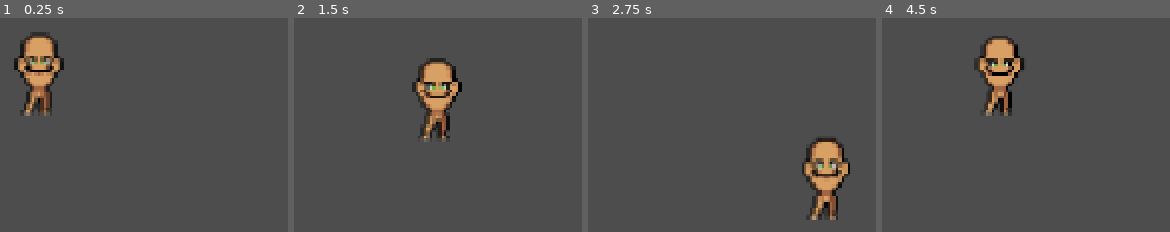
Above: before the commit, frames 1-4 (left to right).
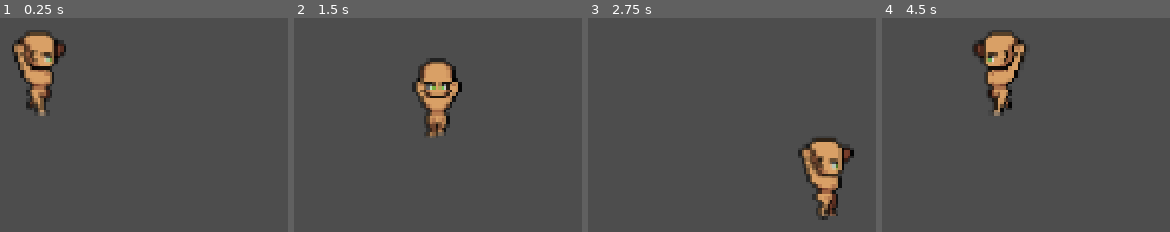
Above: after the commit, the same moments.

Repository: ved0618/MMORPG-Prototype
Game: Godot game, scene res://playground.tscn
The game is run twice, just before and just after one commit, with the same random seed, the same clock (stepped at 60 frames per second) and the same inputs.
Inputs:
- Up to frame 1 (0.25 s): no input
- Up to frame 2 (1.5 s): hold D (right) 0.53-1.28 s; hold S (down) from 1.28 s (still down)
- Up to frame 3 (2.75 s): release S (down) at 2.03 s; hold D (right) from 2.03 s (still down)
- Up to frame 4 (4.5 s): release D (right) at 2.78 s; hold W (up) 2.78-3.53 s; hold A (left) from 3.53 s (still down)

The runs differ from the first frame. In frame 1, 3.5% of the frame differs, in the area x 4-23%, y 5-46%; in frame 2, 0.7%; in frame 3, 2.8%; in frame 4, 3.5%, in the area x 31-50%, y 5-46%.

Commit message:
animations connected with keybinds to work with the code

Diff:
--- a/player/player.gd
+++ b/player/player.gd
@@ -14,8 +14,9 @@
 	direction.x = Input.get_action_strength("right") - Input.get_action_strength("left")
 	direction.y = Input.get_action_strength("down") - Input.get_action_strength("up")
 
-	velocity = direction * move_speed
-	UpdateAnimation()
+	velocity = direction.normalized() * move_speed
+	if SetDirection() || SetState() == true:
+		UpdateAnimation()
 
 	pass
 
@@ -24,21 +25,44 @@
 	pass
 
 func SetDirection() -> bool:
+	if direction == Vector2.ZERO:
+		return false
+
+	var new_dir := cardinal_direction
+
+	if abs(direction.x) > abs(direction.y):
+		new_dir = Vector2.RIGHT if direction.x > 0 else Vector2.LEFT
+	else:
+		new_dir = Vector2.DOWN if direction.y > 0 else Vector2.UP
+
+	if new_dir == cardinal_direction:
+		return false
+
+	cardinal_direction = new_dir
+	return true
 
 	return true
 
 func SetState() -> bool:
-
+	var new_state: String = "idle" if direction == Vector2.ZERO else "walk"
+	if new_state == state:
+		return false
+	state = new_state
 	return true
 
 func UpdateAnimation() -> void:
-	animated_sprite.play(state + "_" + AnimeDirection())
-	pass
+	if cardinal_direction == Vector2.LEFT:
+		animated_sprite.flip_h = true
+		animated_sprite.play(state + "_side")
+	elif cardinal_direction == Vector2.RIGHT:
+		animated_sprite.flip_h = false
+		animated_sprite.play(state + "_side")
+	else:
+		animated_sprite.flip_h = false
+		animated_sprite.play(state + "_" + AnimeDirection())
 
 func AnimeDirection() -> String:
 	if cardinal_direction == Vector2.DOWN:
 		return "down"
-	elif cardinal_direction == Vector2.UP:
+	else:
 		return "up"
-	else:
-		return "side"
--- a/player/player.tscn
+++ b/player/player.tscn
@@ -2,14 +2,63 @@
 
 [ext_resource type="Script" uid="uid://c8at1lke4rbjd" path="res://player/player.gd" id="1_g1dw6"]
 [ext_resource type="Texture2D" uid="uid://chkniucf5858f" path="res://sprite/Carry_Idle_Down-Sheet.png" id="2_yw30f"]
-[ext_resource type="Texture2D" uid="uid://cb300eaudjbk6" path="res://sprite/Carry_flippedWalk_Side-Sheet.png" id="3_g6k8r"]
+[ext_resource type="Texture2D" uid="uid://cbq5u6orqim6i" path="res://sprite/Carry_Idle_Side-Sheet.png" id="3_boad6"]
 [ext_resource type="Texture2D" uid="uid://cafoum8febpcq" path="res://sprite/Carry_Walk_Down-Sheet.png" id="3_qjkh3"]
 [ext_resource type="Texture2D" uid="uid://bswhaq1voxq0y" path="res://sprite/Carry_Walk_Side-Sheet.png" id="4_boad6"]
+[ext_resource type="Texture2D" uid="uid://biqkvvf8di5ln" path="res://sprite/Carry_Idle_Up-Sheet.png" id="4_rgyib"]
 [ext_resource type="Texture2D" uid="uid://dm275d16htqvy" path="res://sprite/Carry_Walk_Up-Sheet.png" id="6_g6k8r"]
 
 [sub_resource type="CircleShape2D" id="CircleShape2D_1hbya"]
 radius = 23.345236
 
+[sub_resource type="AtlasTexture" id="AtlasTexture_is3ju"]
+atlas = ExtResource("2_yw30f")
+region = Rect2(0, 0, 64, 64)
+
+[sub_resource type="AtlasTexture" id="AtlasTexture_o00ia"]
+atlas = ExtResource("2_yw30f")
+region = Rect2(64, 0, 64, 64)
+
+[sub_resource type="AtlasTexture" id="AtlasTexture_4bqqs"]
+atlas = ExtResource("2_yw30f")
+region = Rect2(128, 0, 64, 64)
+
+[sub_resource type="AtlasTexture" id="AtlasTexture_ynsuh"]
+atlas = ExtResource("2_yw30f")
+region = Rect2(192, 0, 64, 64)
+
+[sub_resource type="AtlasTexture" id="AtlasTexture_hg6s5"]
+atlas = ExtResource("3_boad6")
+region = Rect2(0, 0, 64, 64)
+
+[sub_resource type="AtlasTexture" id="AtlasTexture_8t03j"]
+atlas = ExtResource("3_boad6")
+region = Rect2(64, 0, 64, 64)
+
+[sub_resource type="AtlasTexture" id="AtlasTexture_2ieo8"]
+atlas = ExtResource("3_boad6")
+region = Rect2(128, 0, 64, 64)
+
+[sub_resource type="AtlasTexture" id="AtlasTexture_ebec5"]
+atlas = ExtResource("3_boad6")
+region = Rect2(192, 0, 64, 64)
+
+[sub_resource type="AtlasTexture" id="AtlasTexture_yllr7"]
+atlas = ExtResource("4_rgyib")
+region = Rect2(0, 0, 64, 64)
+
+[sub_resource type="AtlasTexture" id="AtlasTexture_knn7v"]
+atlas = ExtResource("4_rgyib")
+region = Rect2(64, 0, 64, 64)
+
+[sub_resource type="AtlasTexture" id="AtlasTexture_7pqkx"]
+atlas = ExtResource("4_rgyib")
+region = Rect2(128, 0, 64, 64)
+
+[sub_resource type="AtlasTexture" id="AtlasTexture_uw77l"]
+atlas = ExtResource("4_rgyib")
+region = Rect2(192, 0, 64, 64)
+
 [sub_resource type="AtlasTexture" id="AtlasTexture_v7dth"]
 atlas = ExtResource("3_qjkh3")
 region = Rect2(0, 0, 64, 64)
@@ -32,46 +81,6 @@
 
 [sub_resource type="AtlasTexture" id="AtlasTexture_yjl7g"]
 atlas = ExtResource("3_qjkh3")
-region = Rect2(320, 0, 64, 64)
-
-[sub_resource type="AtlasTexture" id="AtlasTexture_is3ju"]
-atlas = ExtResource("2_yw30f")
-region = Rect2(0, 0, 64, 64)
-
-[sub_resource type="AtlasTexture" id="AtlasTexture_o00ia"]
-atlas = ExtResource("2_yw30f")
-region = Rect2(64, 0, 64, 64)
-
-[sub_resource type="AtlasTexture" id="AtlasTexture_4bqqs"]
-atlas = ExtResource("2_yw30f")
-region = Rect2(128, 0, 64, 64)
-
-[sub_resource type="AtlasTexture" id="AtlasTexture_ynsuh"]
-atlas = ExtResource("2_yw30f")
-region = Rect2(192, 0, 64, 64)
-
-[sub_resource type="AtlasTexture" id="AtlasTexture_rgyib"]
-atlas = ExtResource("3_g6k8r")
-region = Rect2(0, 0, 64, 64)
-
-[sub_resource type="AtlasTexture" id="AtlasTexture_hg6s5"]
-atlas = ExtResource("3_g6k8r")
-region = Rect2(64, 0, 64, 64)
-
-[sub_resource type="AtlasTexture" id="AtlasTexture_8t03j"]
-atlas = ExtResource("3_g6k8r")
-region = Rect2(128, 0, 64, 64)
-
-[sub_resource type="AtlasTexture" id="AtlasTexture_2ieo8"]
-atlas = ExtResource("3_g6k8r")
-region = Rect2(192, 0, 64, 64)
-
-[sub_resource type="AtlasTexture" id="AtlasTexture_ebec5"]
-atlas = ExtResource("3_g6k8r")
-region = Rect2(256, 0, 64, 64)
-
-[sub_resource type="AtlasTexture" id="AtlasTexture_yllr7"]
-atlas = ExtResource("3_g6k8r")
 region = Rect2(320, 0, 64, 64)
 
 [sub_resource type="AtlasTexture" id="AtlasTexture_kb6p2"]
@@ -126,29 +135,6 @@
 animations = [{
 "frames": [{
 "duration": 1.0,
-"texture": SubResource("AtlasTexture_v7dth")
-}, {
-"duration": 1.0,
-"texture": SubResource("AtlasTexture_pi42a")
-}, {
-"duration": 1.0,
-"texture": SubResource("AtlasTexture_h1jm5")
-}, {
-"duration": 1.0,
-"texture": SubResource("AtlasTexture_pio1y")
-}, {
-"duration": 1.0,
-"texture": SubResource("AtlasTexture_te8jg")
-}, {
-"duration": 1.0,
-"texture": SubResource("AtlasTexture_yjl7g")
-}],
-"loop": 1,
-"name": &"down_walk",
-"speed": 7.0
-}, {
-"frames": [{
-"duration": 1.0,
 "texture": SubResource("AtlasTexture_is3ju")
 }, {
 "duration": 1.0,
@@ -166,9 +152,6 @@
 }, {
 "frames": [{
 "duration": 1.0,
-"texture": SubResource("AtlasTexture_rgyib")
-}, {
-"duration": 1.0,
 "texture": SubResource("AtlasTexture_hg6s5")
 }, {
 "duration": 1.0,
@@ -179,12 +162,49 @@
 }, {
 "duration": 1.0,
 "texture": SubResource("AtlasTexture_ebec5")
-}, {
+}],
+"loop": 1,
+"name": &"idle_side",
+"speed": 5.0
+}, {
+"frames": [{
 "duration": 1.0,
 "texture": SubResource("AtlasTexture_yllr7")
-}],
-"loop": 1,
-"name": &"left_walk",
+}, {
+"duration": 1.0,
+"texture": SubResource("AtlasTexture_knn7v")
+}, {
+"duration": 1.0,
+"texture": SubResource("AtlasTexture_7pqkx")
+}, {
+"duration": 1.0,
+"texture": SubResource("AtlasTexture_uw77l")
+}],
+"loop": 1,
+"name": &"idle_up",
+"speed": 5.0
+}, {
+"frames": [{
+"duration": 1.0,
+"texture": SubResource("AtlasTexture_v7dth")
+}, {
+"duration": 1.0,
+"texture": SubResource("AtlasTexture_pi42a")
+}, {
+"duration": 1.0,
+"texture": SubResource("AtlasTexture_h1jm5")
+}, {
+"duration": 1.0,
+"texture": SubResource("AtlasTexture_pio1y")
+}, {
+"duration": 1.0,
+"texture": SubResource("AtlasTexture_te8jg")
+}, {
+"duration": 1.0,
+"texture": SubResource("AtlasTexture_yjl7g")
+}],
+"loop": 1,
+"name": &"walk_down",
 "speed": 7.0
 }, {
 "frames": [{
@@ -207,7 +227,7 @@
 "texture": SubResource("AtlasTexture_c35mf")
 }],
 "loop": 1,
-"name": &"right_walk",
+"name": &"walk_side",
 "speed": 7.0
 }, {
 "frames": [{
@@ -230,7 +250,7 @@
 "texture": SubResource("AtlasTexture_g4c7l")
 }],
 "loop": 1,
-"name": &"up_walk",
+"name": &"walk_up",
 "speed": 7.0
 }]
 
@@ -245,4 +265,4 @@
 position = Vector2(298, 113)
 scale = Vector2(2.140625, 1.984375)
 sprite_frames = SubResource("SpriteFrames_1hbya")
-animation = &"idle_down"
+animation = &"walk_side"
Binary file added: sprite/Carry_Idle_Side-Sheet.png
Not shown, added: sprite/Carry_Idle_Side-Sheet.png.import
Binary file added: sprite/Carry_Idle_Up-Sheet.png
Not shown, added: sprite/Carry_Idle_Up-Sheet.png.import
